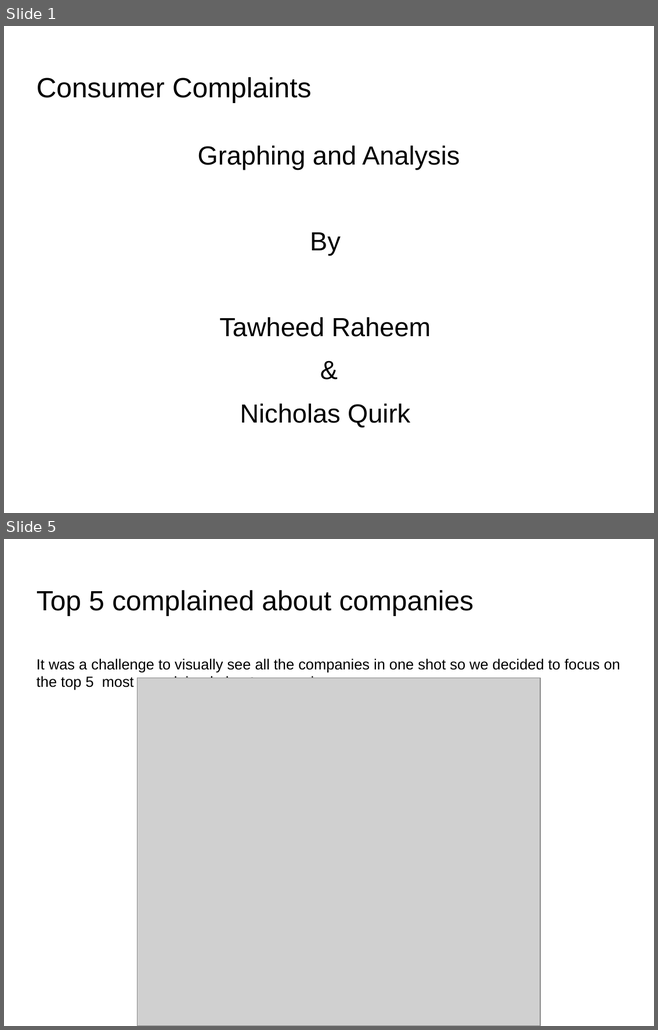
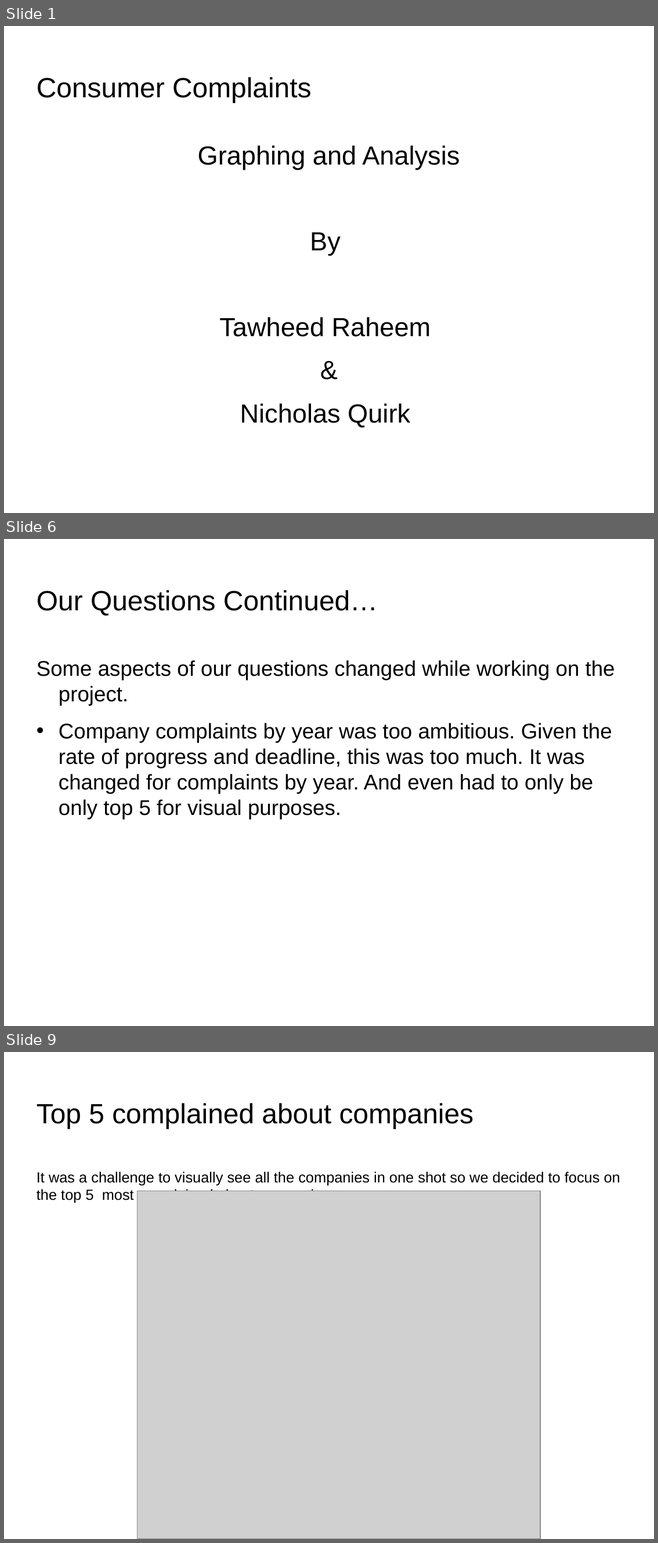
Before and after one commit to tawrahim/PCP_Final_Project, a slide deck: presentation.ppt. Shown one above the other, each under a label of ours: slides 1 and 5 before the commit, slides 1, 6 and 9 after it; the slides between them are not shown. The pictures are 658x1030 and 658x1543 pixels, drawn with LibreOffice and Linux fonts; fonts in the diff are those of the drawing; grey boxes stand for pictures; background and template pictures are left out. Boxes give left, top, right and bottom in pixels: in the first picture for what was removed or moved away, otherwise in the second. Text is boxed around its words. In the diff, an @@ line names an element or a change of style, - is before the commit and + after.

```diff
--- a/presentation.ppt
+++ b/presentation.ppt
@@ slide 6 added at [4, 539, 654, 1026], background picture (left out) @@
@@ title added at [36, 590, 378, 616], 34 pt, text #000000 @@
+Our Questions Continued…
@@ text added at [36, 660, 615, 819], 26 pt, text #000000 @@
+Some aspects of our questions changed while working on the project.
+• Company complaints by year was too ambitious. Given the rate of progress and deadline, this was too much. It was changed for complaints by year. And even had to only be only top 5 for visual purposes.
@@ what was slide 5 is now slide 9 @@
```
Also in this commit, not shown: 11 slides changed, 3 other files.
